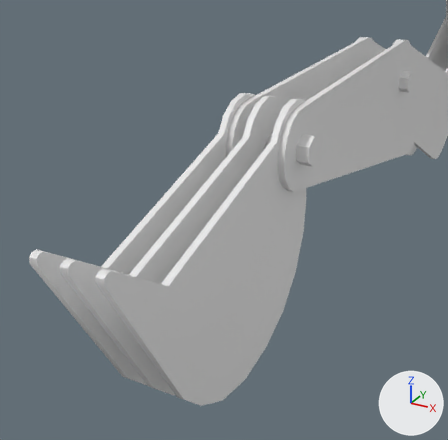
A saved change to the Blender file Blender/Tabletop_Rigged.blend.
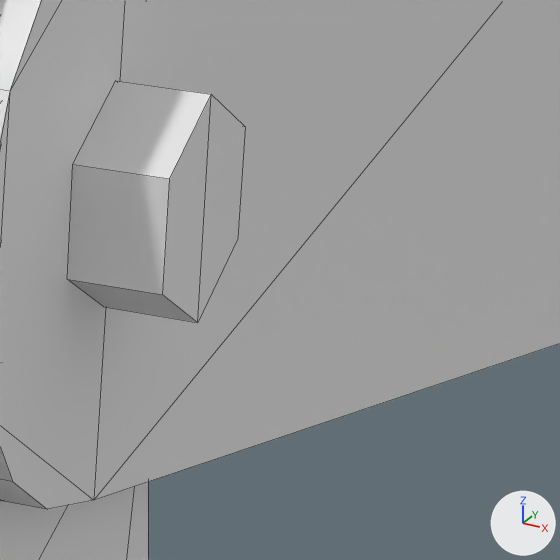
Each version is shown from a 50 mm lens placed at (1.152, -8.11, 0.095), pointed at (-0.093, -5.847, -1.036), then close up on the part from 64% to 81% of the width and 28% to 45% of the height. The lights are fixed; the arrows at lower right show +X, +Y and +Z. The close-ups show mesh edges as thin lines. Materials are left out; every surface is plain grey.

Names of what the first close-up shows: 'Mesh_Arm', 'Mesh_Bucket'.
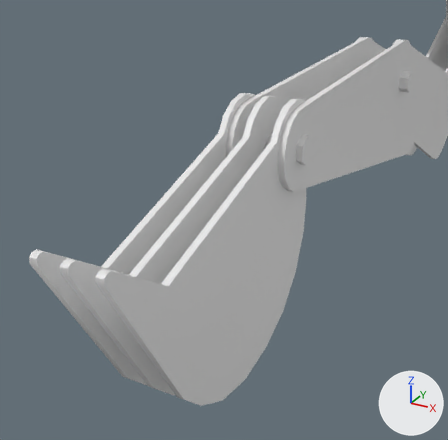
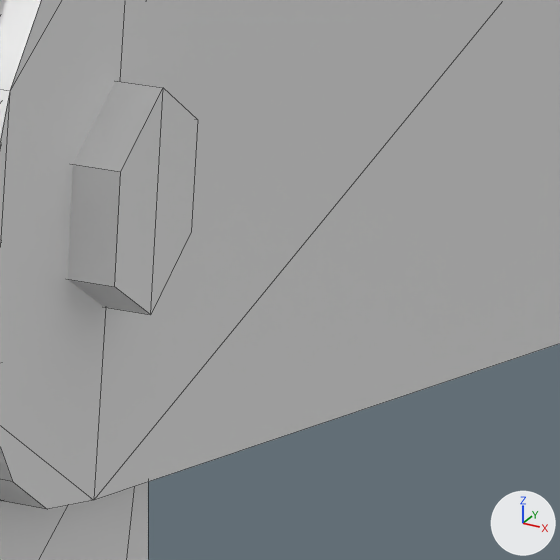
Location of each change, [x1, y1, x2, y2] in pixels of the close-ups (560 x 560 px; the box of a moved part takes in the faces that stretch with it):
'Mesh_Bucket', reshaped: before [0, 81, 245, 560]; after [0, 81, 198, 560]
part 1 of me_plane_005, moved or reshaped: before [67, 81, 245, 322]; after [67, 81, 198, 315]

Edits to the bpy script that builds the scene:
```text
Change me_plane_005:
    where me_plane_005.from_pydata(...)  # 196 vertices, 171 faces; spans x -0.23..0.22, y -0.22..0.95, z -0.22..1.34
    used by ob_mesh_bucket; location = (0.0, -5.61, -0.73); rotation_euler = (1.571, 3.142, 0.0), in degrees (90, 180, 0)
    me_plane_005 part 1: the loose piece of 12 vertices spanning x -0.23..-0.17, y -0.07..0.07, z -0.06..0.06 is moved by (0.03, 0.0, 0.0)
```
